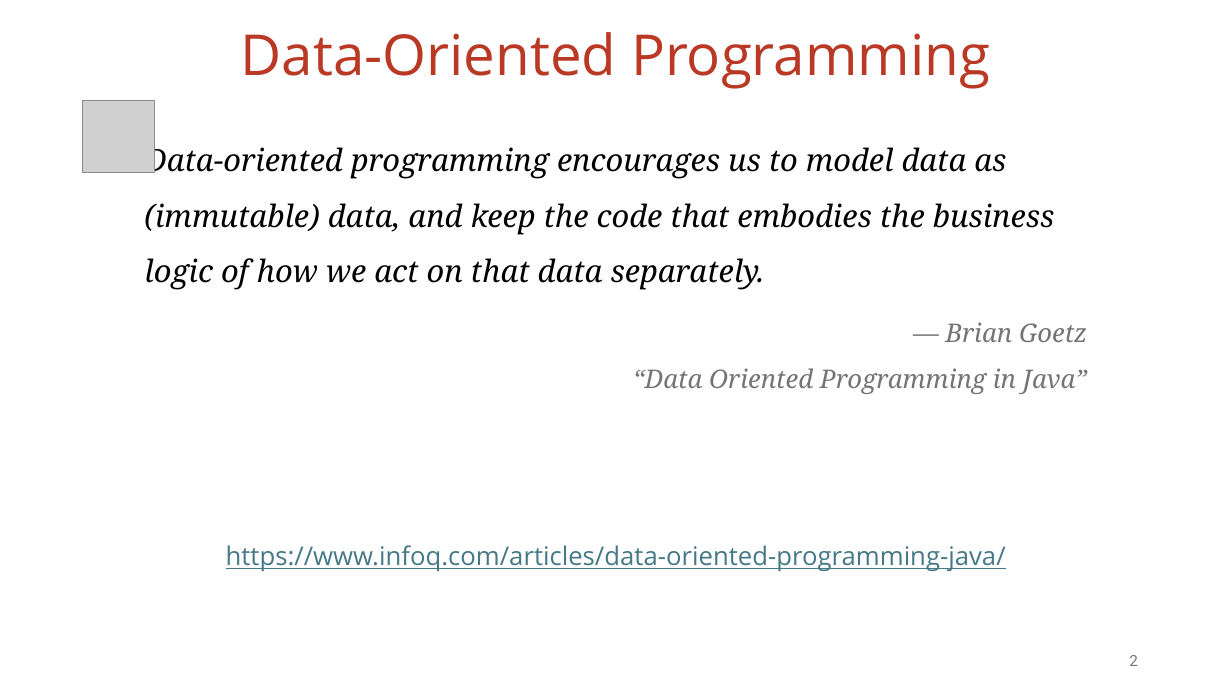
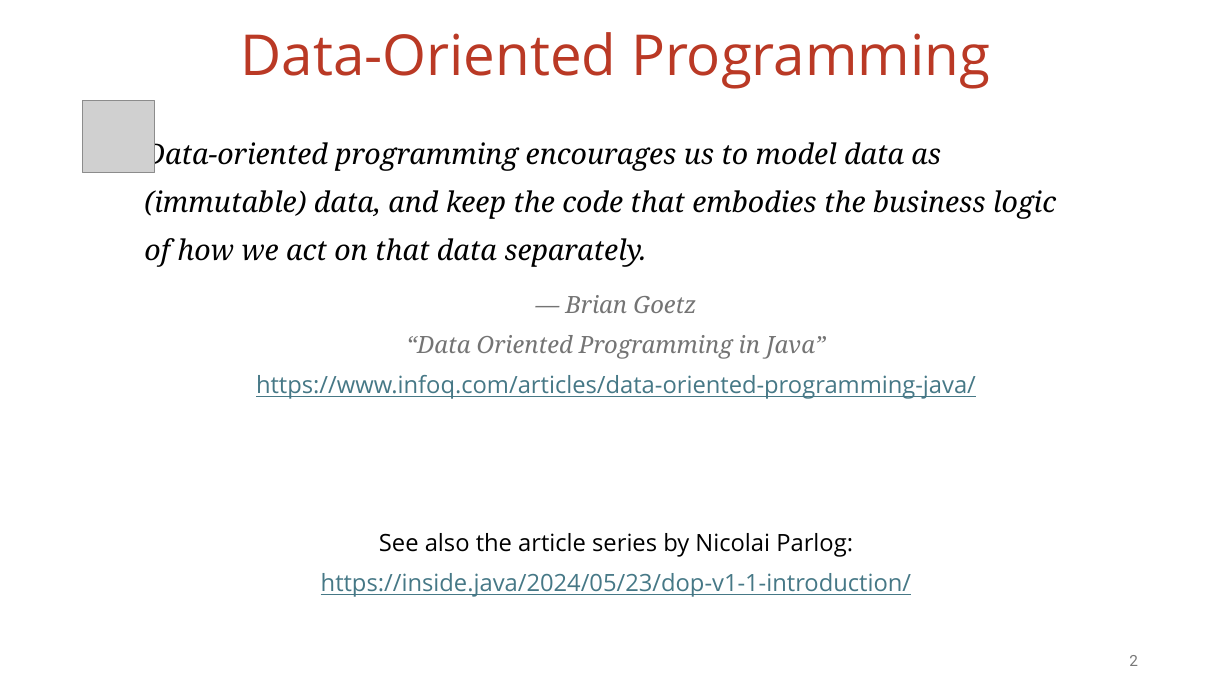
Before and after one commit to vmzakharov/missing-dataframe-talk, a slide deck: slide 2 of presentation/Missing_Dataframe_Short.pptx. Drawn at 1232x693 pixels with LibreOffice and Linux fonts; fonts in the diff are those of the drawing; grey boxes stand for pictures. Boxes give left, top, right and bottom in pixels: in the first picture for what was removed or moved away, otherwise in the second. Text is boxed around its words. In the diff, an @@ line names an element or a change of style, - is before the commit and + after.

```diff
--- a/presentation/Missing_Dataframe_Short.pptx
+++ b/presentation/Missing_Dataframe_Short.pptx
@@ text at (144, 137, 1056, 267): size 24 to 22.2 pt in "Data-oriented programming encourages us to model data ..."; line spacing 1.5 to 1.4 @@
@@ text at (256, 295, 976, 597): text changed; size 20 to 18.5 pt @@
-— Brian Goetz
-“Data Oriented Programming in Java”
-https://www.infoq.com/articles/data-oriented-programming-java/
+— Brian Goetz
+“Data Oriented Programming in Java”
+https://www.infoq.com/articles/data-oriented-programming-java/
+See also the article series by Nicolai Parlog:
+https://inside.java/2024/05/23/dop-v1-1-introduction/
```
Also in this commit, not shown: 12 other slides changed, 1 other file.
